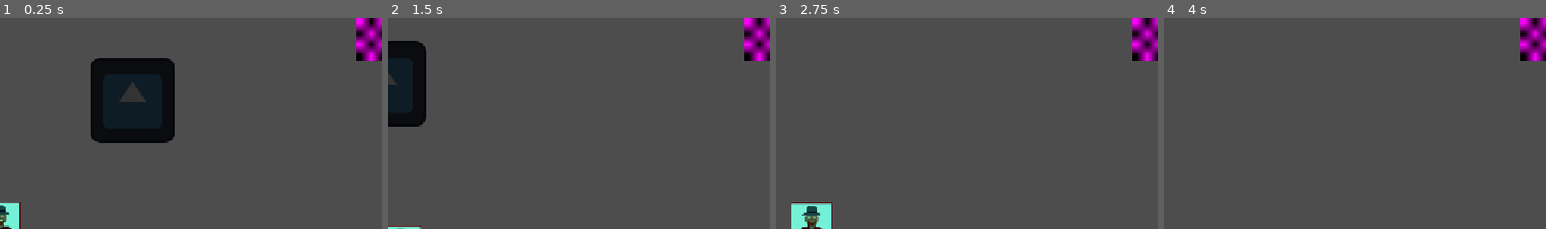
Above: before the commit, frames 1-4 (left to right).
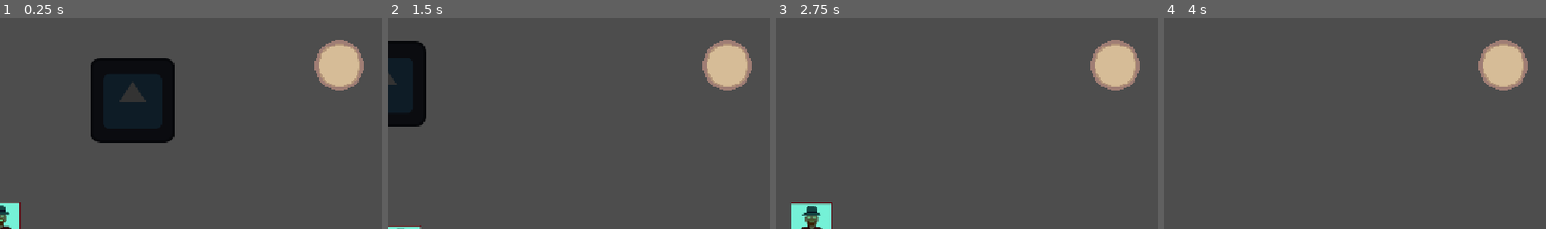
Above: after the commit, the same moments.

Repository: Tijana0/Last-One-Dancing
Game: Godot game, scene res://scenes/network_manager.tscn
Same seed, same stepped clock (60 frames per second), same inputs: the game is played once before the commit and once after it. This scene is started directly instead of the project's main scene. The engine's default icon, where the game draws it, is replaced by a stand-in: a white triangle on a blue panel in a dark square.
Inputs:
- Up to frame 1 (0.25 s): no input
- Up to frame 2 (1.5 s): tap Enter (ui_accept) at 0.5, 0.77 s; hold Right (ui_right) 0.53-1.28 s; tap F (dance) at 0.6 s; hold Down (ui_down) from 1.28 s (still down); tap K at 1.35 s
- Up to frame 3 (2.75 s): tap Enter (ui_accept) at 1.52 s; release Down (ui_down) at 2.03 s; hold Right (ui_right) from 2.03 s (still down); hold Space from 2.03 s (still down)
- Up to frame 4 (4 s): release Right (ui_right) at 2.78 s; release Space at 2.78 s; hold Up (ui_up) 2.78-3.53 s; tap E at 2.85 s; tap Enter (ui_accept) at 3.02, 3.77 s; hold Left (ui_left) from 3.53 s (still down); tap F (dance) at 3.6 s
The pictures show only the part of the screen within x 50-100%, y 0-50%; the shares and areas given below are measured in that part.

The runs differ from the first frame. In frame 1, 3.7% of the frame differs, in the area x 82-100%, y 0-35%; in frame 2, 3.7%; in frame 3, 3.7%; in frame 4, 3.7%.

Commit message:
feat: refine mask holder size and position

Diff:
--- a/prefabs/player.tscn
+++ b/prefabs/player.tscn
@@ -5,6 +5,7 @@
 [ext_resource type="Texture2D" path="res://assets/heart_full.PNG" id="3_heart_full"]
 [ext_resource type="Texture2D" path="res://assets/heart_empty.PNG" id="4_heart_empty"]
 [ext_resource type="Texture2D" path="res://assets/holder_items.PNG" id="5_holder_items"]
+[ext_resource type="Texture2D" path="res://assets/holder_mask.PNG" id="6_holder_mask"]
 
 [sub_resource type="AtlasTexture" id="AtlasTexture_4dohe"]
 atlas = ExtResource("2_4dohe")
@@ -222,22 +223,27 @@
 grow_horizontal = 2
 grow_vertical = 2
 
-[node name="MaskDisplay" type="Control" parent="HUD" unique_id=2117243664]
-custom_minimum_size = Vector2(-80, 20)
-layout_mode = 3
+[node name="MaskDisplay" type="TextureRect" parent="HUD" unique_id=2117243664]
+custom_minimum_size = Vector2(120, 120)
 anchors_preset = 1
 anchor_left = 1.0
 anchor_right = 1.0
-offset_left = -40.0
-offset_bottom = 40.0
+offset_left = -130.0
+offset_top = 5.0
+offset_right = -10.0
+offset_bottom = 125.0
 grow_horizontal = 0
-
-[node name="TextureRect" type="TextureRect" parent="HUD/MaskDisplay" unique_id=1734432395]
-custom_minimum_size = Vector2(64, 64)
-layout_mode = 0
-offset_right = 40.0
-offset_bottom = 40.0
-texture = SubResource("CameraTexture_4dohe")
+texture = ExtResource("6_holder_mask")
+expand_mode = 1
+stretch_mode = 5
+
+[node name="MaskIcon" type="Control" parent="HUD/MaskDisplay"]
+layout_mode = 1
+anchors_preset = 15
+anchor_right = 1.0
+anchor_bottom = 1.0
+grow_horizontal = 2
+grow_vertical = 2
 
 [node name="GameOverLayer" type="CanvasLayer" parent="." unique_id=1944903136]
 visible = false
--- a/scripts/player.gd
+++ b/scripts/player.gd
@@ -22,6 +22,7 @@
 var has_crown = false
 var is_npc = false
 var inventory = []
+var current_mask_type = 0 # 0 = None, 1 = Mask 1, etc.
 
 # Preload textures for UI
 const TEX_POTION = preload("res://assets/Potion.PNG")
@@ -66,6 +67,7 @@
 			hud.visible = false
 
 	update_lives_ui()
+	update_mask_ui()
 
 	if dance_indicator:
 		dance_indicator.visible = false
@@ -92,6 +94,34 @@
 
 			# Ensure they are always visible (just swapping textures)
 			hearts[i].visible = true
+
+func update_mask_ui():
+	if not mask_display: return
+
+	var icon_node = mask_display.get_node_or_null("MaskIcon")
+	if not icon_node: return
+
+	# Clear previous
+	for child in icon_node.get_children():
+		child.queue_free()
+
+	# If we have a mask, show it
+	if current_mask_type > 0:
+		var mask_texture = TextureRect.new()
+		mask_texture.expand_mode = TextureRect.EXPAND_IGNORE_SIZE
+		mask_texture.stretch_mode = TextureRect.STRETCH_KEEP_ASPECT_CENTERED
+		mask_texture.custom_minimum_size = Vector2(70, 70)
+
+		# For now, just using the golden mask texture as default
+		mask_texture.texture = TEX_MASK
+
+		mask_texture.set_anchors_and_offsets_preset(Control.PRESET_CENTER)
+
+		# Offset to match inventory style if needed
+		mask_texture.position.x -= 20
+		mask_texture.position.y -= 20
+
+		icon_node.add_child(mask_texture)
 
 # --- MOVEMENT LOOP ---
 func _physics_process(delta):
